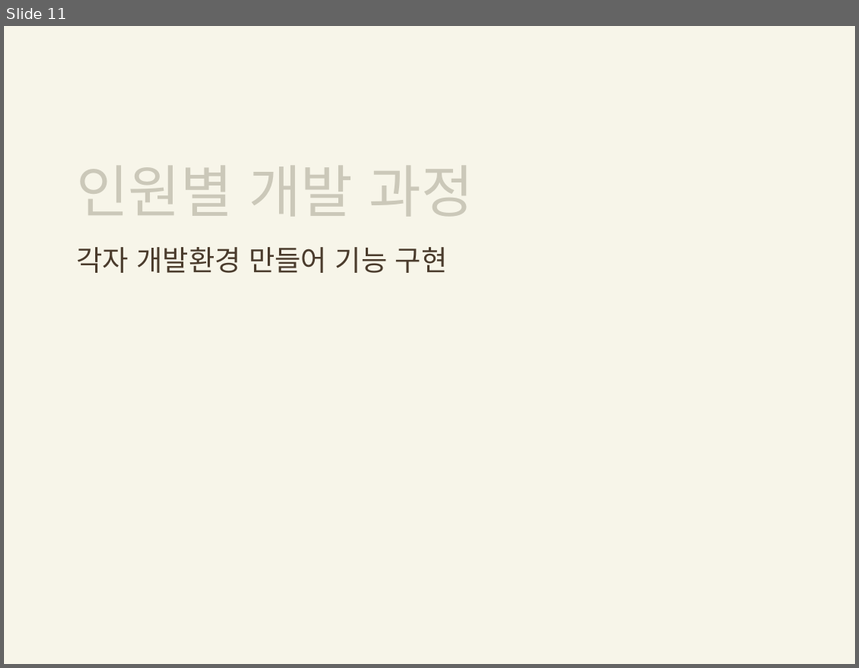
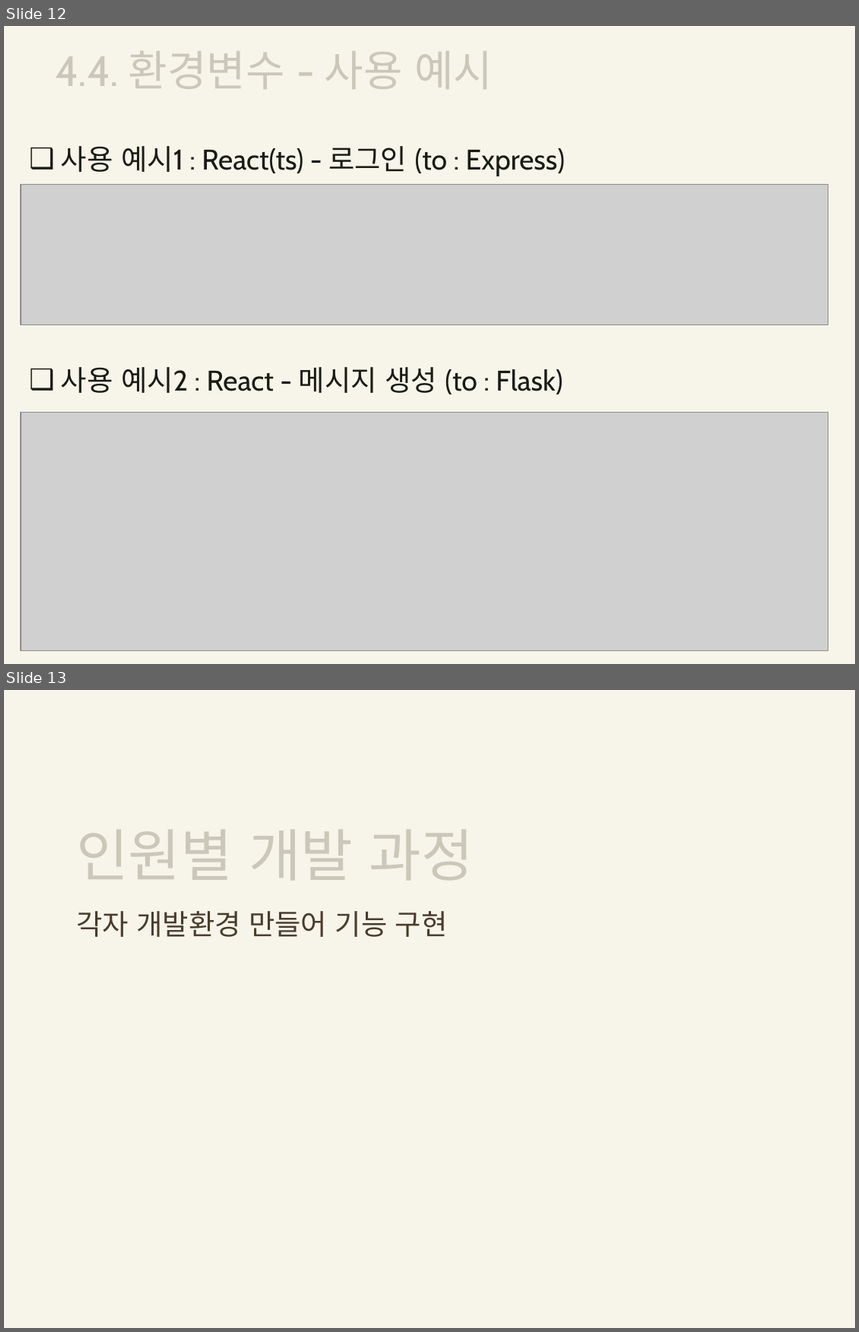
Before and after one commit to ParkWonBin/Codelabit_AICC_Project_04, a slide deck: 2024_0625_발표자료.pptx. Shown one above the other, each under a label of ours: slide 11 before the commit, slides 12 and 13 after it. The pictures are 859x668 and 859x1332 pixels, drawn with LibreOffice and Linux fonts; fonts in the diff are those of the drawing; grey boxes stand for pictures; background and template pictures are left out. Boxes give left, top, right and bottom in pixels: in the first picture for what was removed or moved away, otherwise in the second. Text is boxed around its words. In the diff, an @@ line names an element or a change of style, - is before the commit and + after.

Commit message:
발표자료 수정 - 환경변수 추가

```diff
--- a/2024_0625_발표자료.pptx
+++ b/2024_0625_발표자료.pptx
@@ slide 12 added at [4,26,855,664], background picture (left out) @@
@@ title added at [55,51,493,89], 36 pt, text #CBC8B9 @@
+4.4. 환경변수 - 사용 예시
@@ text added at [61,146,565,176], 24 pt, text #191B14 @@
+❑ 사용 예시1 : React(ts) - 로그인 (to : Express)
@@ picture added at [21,184,829,325] @@
@@ text added at [61,367,563,395], 24 pt, text #191B14 @@
+❑ 사용 예시2 : React - 메시지 생성 (to : Flask)
@@ picture added at [21,412,829,651] @@
@@ what was slide 11 is now slide 13 @@
```
Also in this commit, not shown: 4 slides changed, 1 other slide added.
